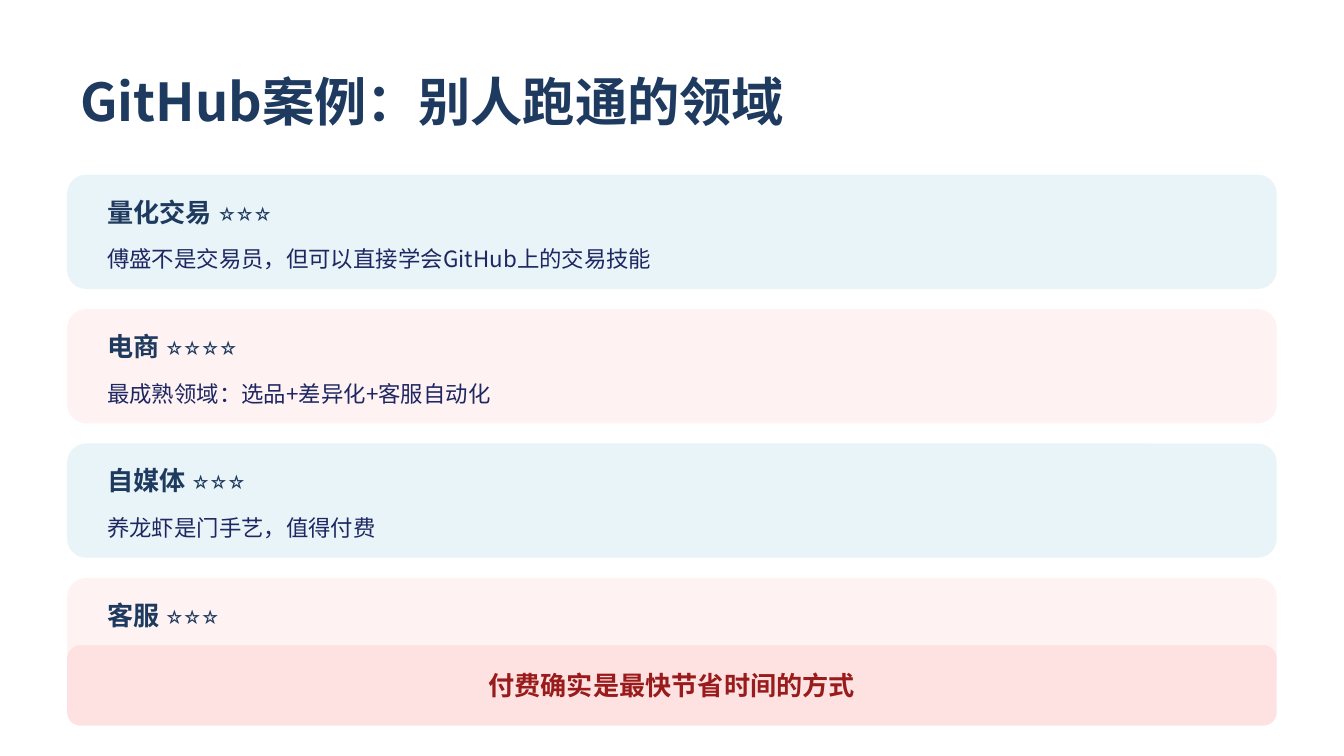
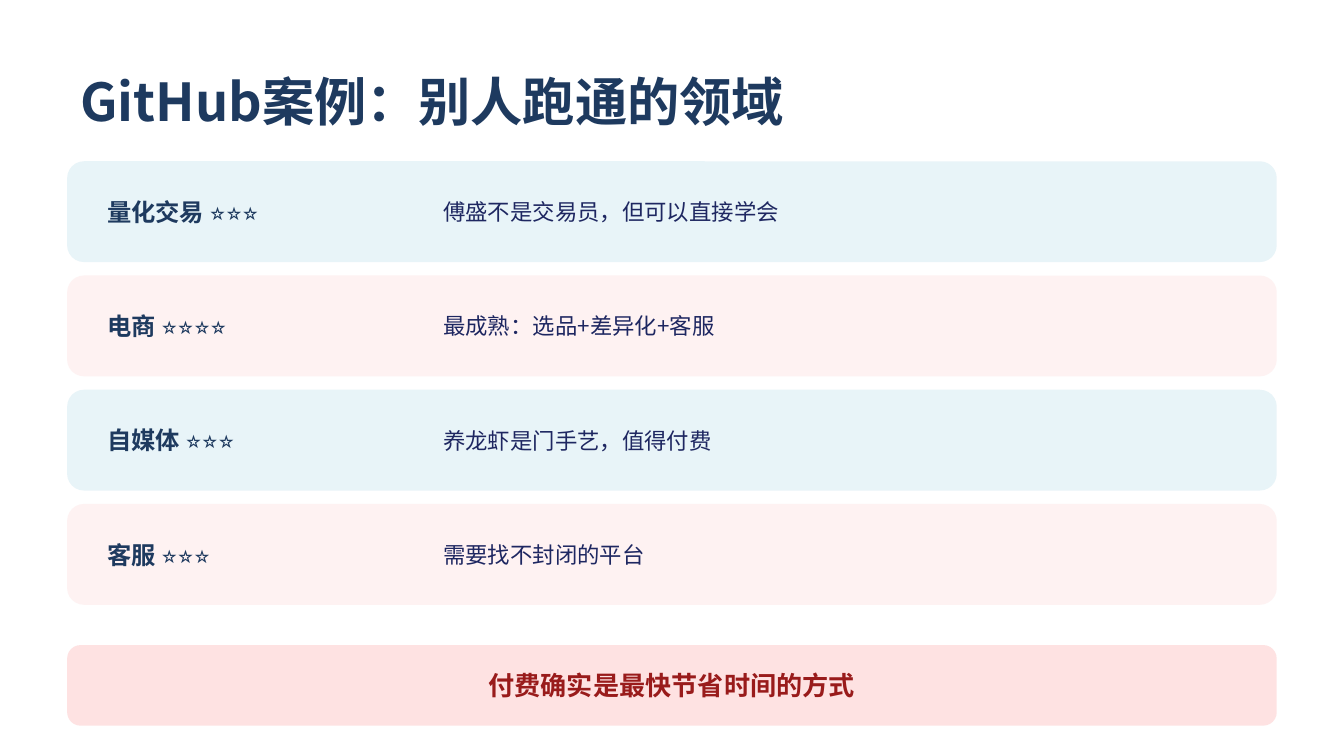
Before and after one commit to lingling1989r/Openclaw4OPC, a slide deck: slide 7 of DAY01_认知与案例.pptx. Drawn at 1344x756 pixels with LibreOffice and Linux fonts; fonts in the diff are those of the drawing. Boxes give left, top, right and bottom in pixels: in the first picture for what was removed or moved away, otherwise in the second. Text is boxed around its words. In the diff, an @@ line names an element or a change of style, - is before the commit and + after.

```diff
--- a/DAY01_认知与案例.pptx
+++ b/DAY01_认知与案例.pptx
@@ rounded rectangle: place and size @@
-rounded rectangle at box(67, 175, 1277, 289)
+rounded rectangle at box(67, 161, 1277, 262)
@@ text at box(443, 201, 779, 222): text changed @@
-傅盛不是交易员，但可以直接学会GitHub上的交易技能
+傅盛不是交易员，但可以直接学会
@@ rounded rectangle: place and size @@
-rounded rectangle at box(67, 309, 1277, 423)
+rounded rectangle at box(67, 276, 1277, 376)
@@ text "电商 ⭐⭐⭐⭐": place and size @@
-text "电商 ⭐⭐⭐⭐" at box(107, 334, 159, 359)
+text "电商 ⭐⭐⭐⭐" at box(107, 314, 155, 337)
@@ text at box(443, 315, 714, 336): text changed @@
-最成熟领域：选品+差异化+客服自动化
+最成熟：选品+差异化+客服
@@ rounded rectangle: place and size @@
-rounded rectangle at box(67, 444, 1277, 558)
+rounded rectangle at box(67, 390, 1277, 491)
@@ text "自媒体 ⭐⭐⭐": place and size @@
-text "自媒体 ⭐⭐⭐" at box(107, 467, 185, 493)
+text "自媒体 ⭐⭐⭐" at box(107, 428, 180, 451)
@@ text "养龙虾是门手艺，值得付费": place and size @@
-text "养龙虾是门手艺，值得付费" at box(107, 517, 375, 538)
+text "养龙虾是门手艺，值得付费" at box(443, 430, 711, 451)
@@ rounded rectangle: place and size @@
-rounded rectangle at box(67, 578, 1277, 692)
+rounded rectangle at box(67, 504, 1277, 605)
@@ size 14 to 13 pt in 4 elements at box(107, 200, 204, 224), box(107, 314, 155, 337), box(107, 428, 180, 451), box(107, 543, 155, 566) @@
@@ text "客服 ⭐⭐⭐": place and size @@
-text "客服 ⭐⭐⭐" at box(107, 602, 159, 628)
+text "客服 ⭐⭐⭐" at box(107, 543, 155, 566)
@@ text added at box(443, 544, 644, 565), 12 pt, text #1E2761 @@
+需要找不封闭的平台
```
Also in this commit, not shown: 7 other slides changed, 1 other file.
